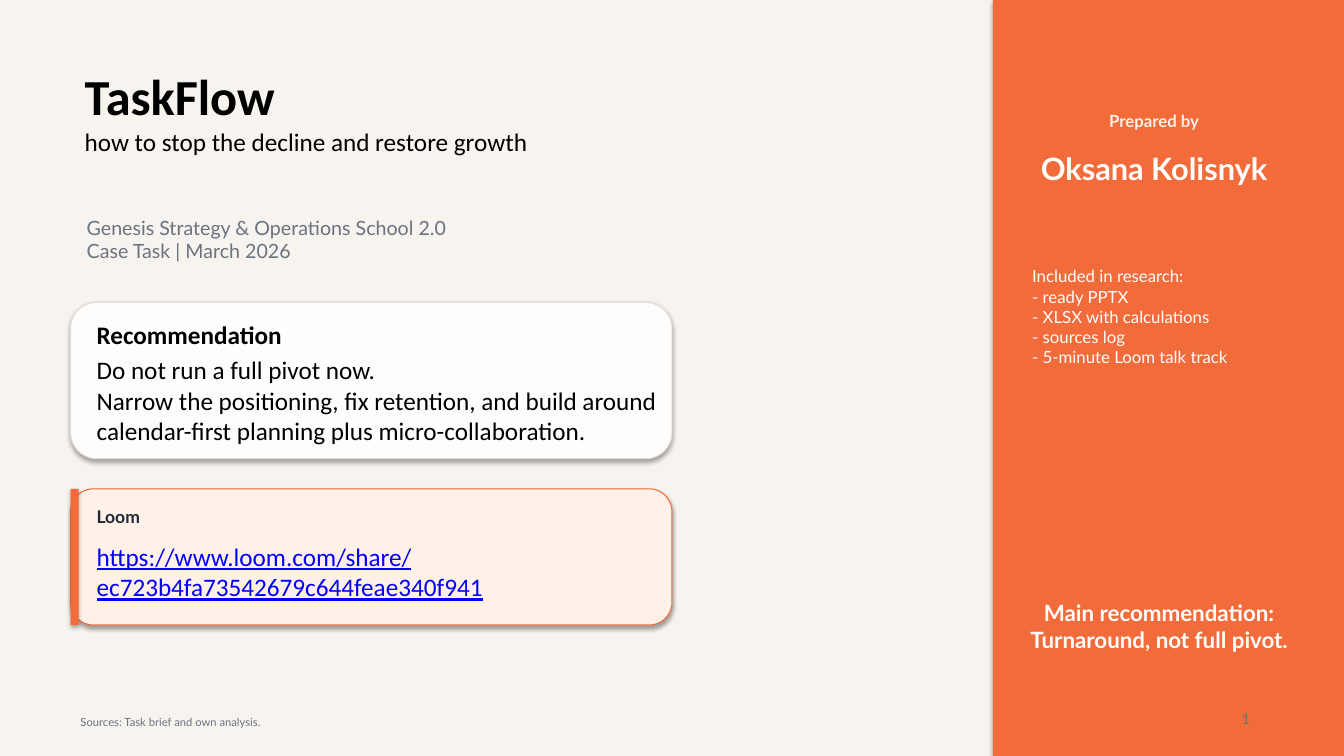
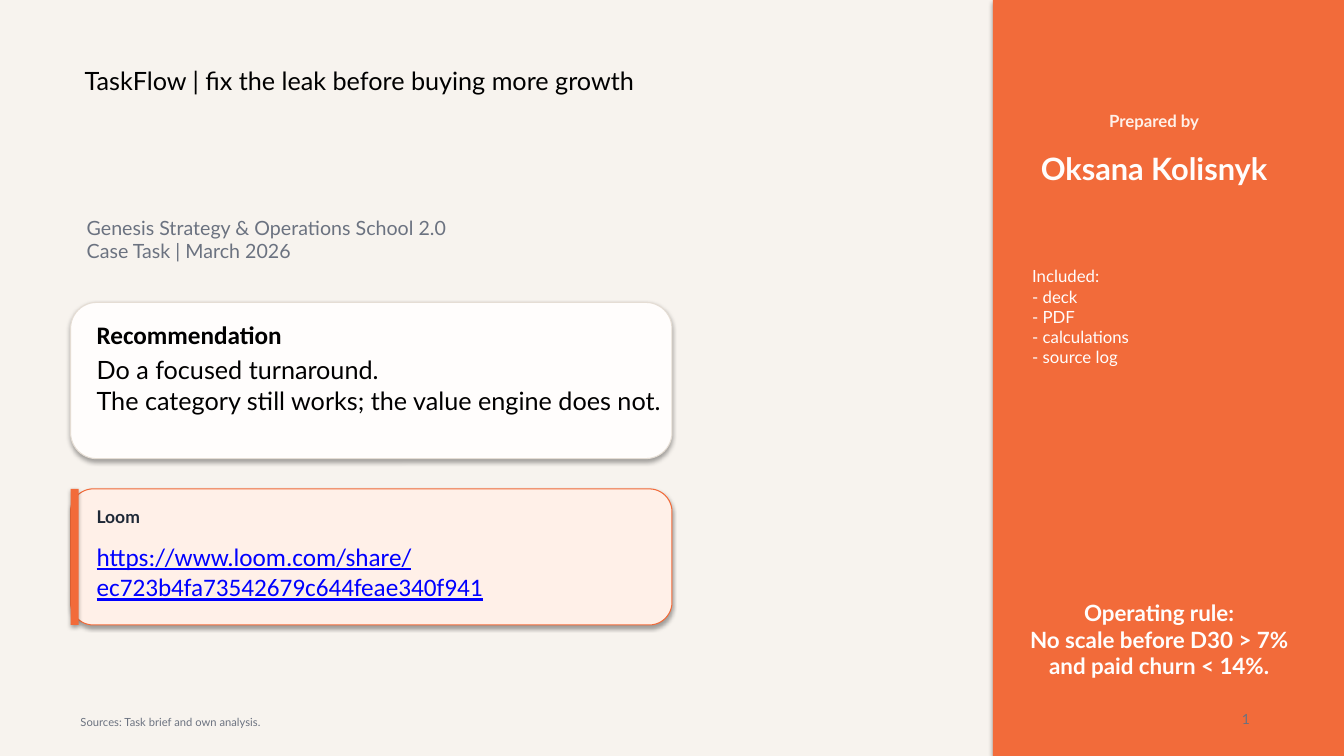
Before and after one commit to TEZv/Genesis-Academy_Strategy-Operations-School-2.0-Case-Task, a slide deck: slide 1 of deliverables/taskflow-case-presentation.pptx. Drawn at 1344x756 pixels with LibreOffice and Linux fonts; fonts in the diff are those of the drawing. Boxes give left, top, right and bottom in pixels: in the first picture for what was removed or moved away, otherwise in the second. Text is boxed around its words. In the diff, an @@ line names an element or a change of style, - is before the commit and + after.

Commit message:
Rework case deck with operator-style turnaround framing

```diff
--- a/deliverables/taskflow-case-presentation.pptx
+++ b/deliverables/taskflow-case-presentation.pptx
@@ text at <box>85,71,634,95</box>: text changed; font Calibri to Lato; text colour #000000 to none @@
-TaskFlow
-how to stop the decline and restore growth
+TaskFlow | fix the leak before buying more growth
@@ text at <box>1032,269,1129,366</box>: text changed @@
-Included in research:
-- ready PPTX
-- XLSX with calculations
-- sources log
-- 5-minute Loom talk track
+Included:
+- deck
+- PDF
+- calculations
+- source log
@@ text at <box>97,360,660,414</box>: text changed; font Calibri to Lato @@
-Do not run a full pivot now.
-Narrow the positioning, fix retention, and build around calendar-first planning plus micro-collaboration.
+Do a focused turnaround.
+The category still works; the value engine does not.
@@ text at <box>1030,604,1288,678</box>: text changed @@
-Main recommendation:
-Turnaround, not full pivot.
+Operating rule:
+No scale before D30 > 7% and paid churn < 14%.
```
Also in this commit, not shown: 12 other slides changed, 1 slide added, 1 slide removed, 2 other files.
